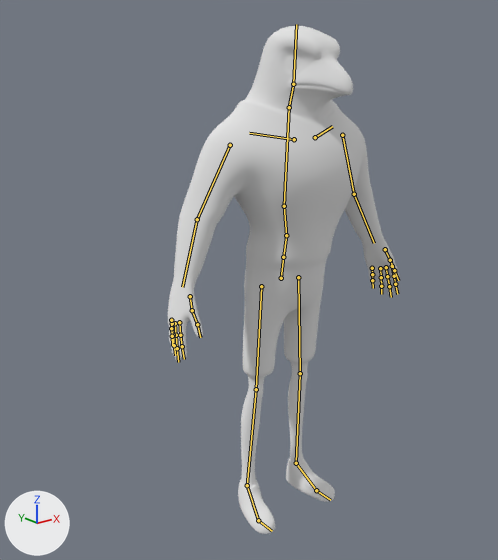
Before and after pictures for a commit that changed the Blender file Seahawk Humanoid/Blend/SeahawkHumanoid.blend.
Before and after are seen from a 50 mm lens placed at (-159.4, -178.9, 166.2), pointed at (-11.8, 5.6, 92.4). Arrows for +X, +Y and +Z are at lower left; the lights stay in place. The bones that bend it are drawn over the model as lines.

Objects in the first picture: 'seahawkModel'.
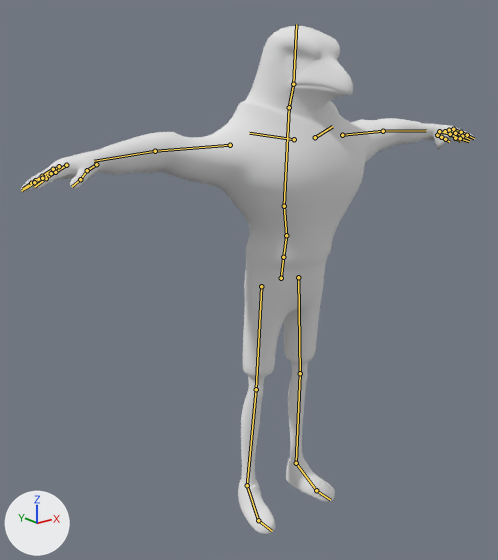
The newer file adds an action. The first version stands in its rest pose; the second is drawn at frame 10 of the action 'ArmatureAction'.

The edits, one by one:
Bone 'Upper Arm L' (bone_upper_arm_l) turns from (0, 0, 0) to (-4, -6, 64) degrees about its own x, y and z.
Bone 'Upper Arm R' (bone_upper_arm_r) turns from (0, 0, 0) to (-10, 3, -63) degrees about its own x, y and z.

Where the change shows, as pixel boxes (x1, y1, x2, y2) in the pictures (498 x 560 px):
'seahawkModel', posed (95% wider)
    before: (168, 26, 400, 534)
    after: (21, 26, 475, 534)
bone 'Upper Arm L', root to tip
    before: (342, 135) to (354, 194)
    after: (342, 135) to (383, 131)
bone 'Upper Arm R', root to tip
    before: (230, 145) to (197, 219)
    after: (230, 145) to (155, 151)
